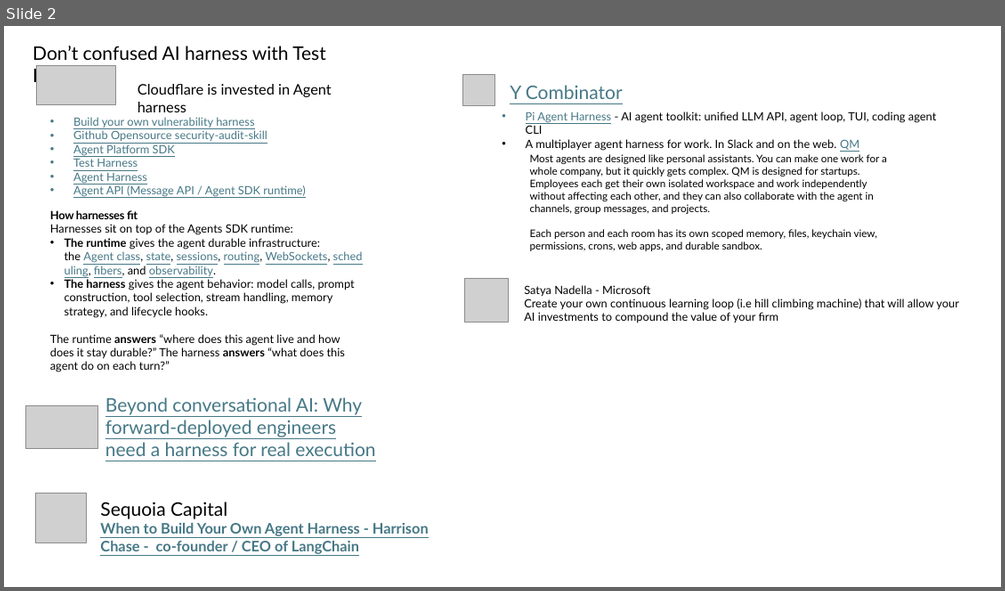
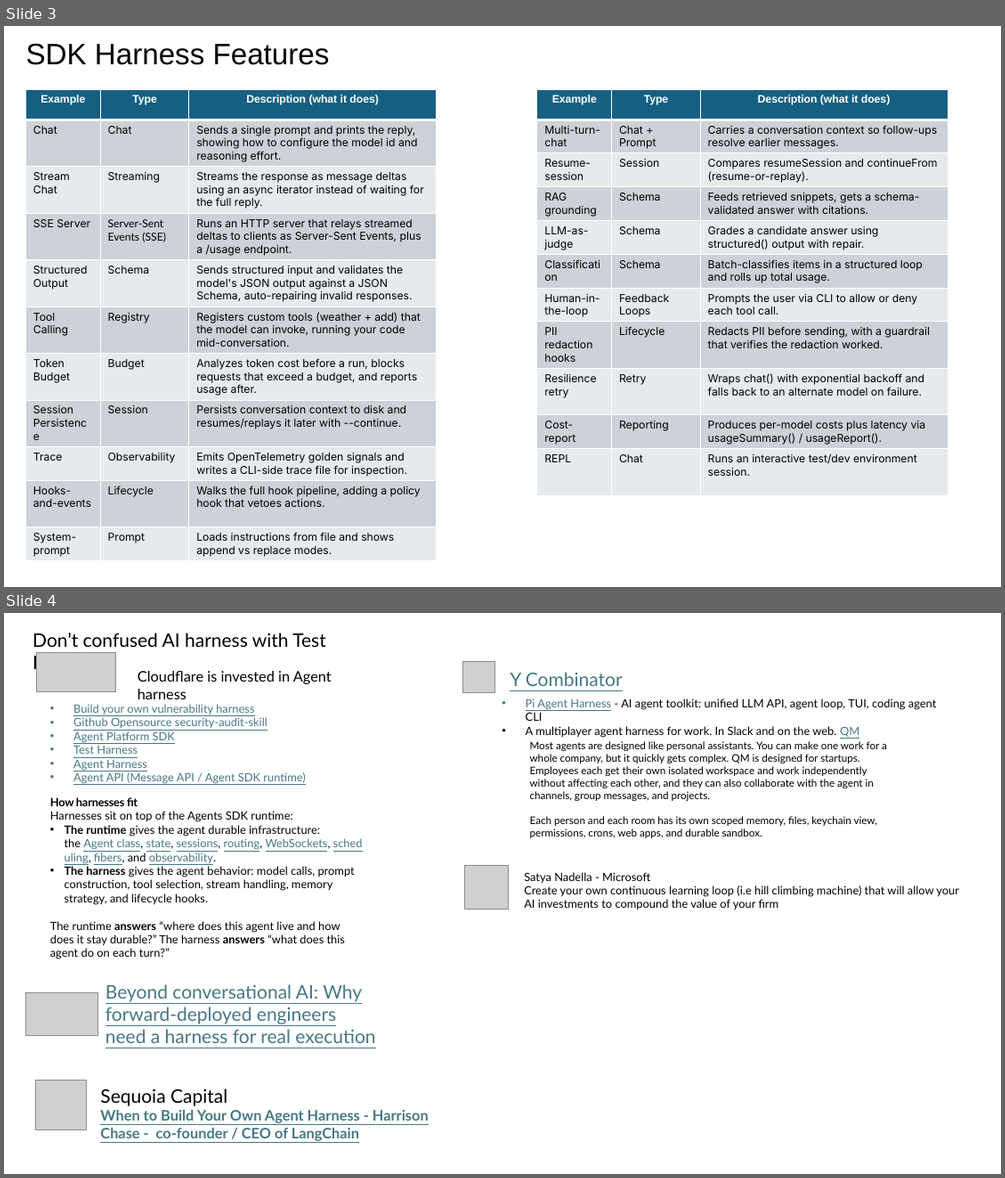
Before and after one commit to carlosmarte/knowledge-base-documentation, a slide deck: conference-presentations/agent-harness-sdks/LDE Agent SDK and Custom Agent Harness.pptx. Shown one above the other, each under a label of ours: slide 2 before the commit, slides 3 and 4 after it. The pictures are 1005x591 and 1005x1178 pixels, drawn with LibreOffice and Linux fonts; fonts in the diff are those of the drawing; grey boxes stand for pictures. Boxes give left, top, right and bottom in pixels: in the first picture for what was removed or moved away, otherwise in the second. Text is boxed around its words. In the diff, an @@ line names an element or a change of style, - is before the commit and + after.

```diff
--- a/conference-presentations/agent-harness-sdks/LDE Agent SDK and Custom Agent Harness.pptx
+++ b/conference-presentations/agent-harness-sdks/LDE Agent SDK and Custom Agent Harness.pptx
@@ slide 3 added at [4, 26, 1001, 587], background #FFFFFF @@
@@ text added at [26, 43, 330, 65], 28.5 pt, text #000000 @@
+SDK Harness Features
@@ table added at [25, 89, 437, 560], 11 rows, 3 columns @@
+Example | Type | Description (what it does)
+Chat | Chat | Sends a single prompt and prints the reply, showing how to configure the model id and reasoning effort.
+Stream Chat | Streaming | Streams the response as message deltas using an async iterator instead of waiting for the full reply.
+SSE Server | Server-Sent Events (SSE) | Runs an HTTP server that relays streamed deltas to clients as Server-Sent Events, plus a /usage endpoint.
+Structured Output | Schema | Sends structured input and validates the model's JSON output against a JSON Schema, auto-repairing invalid responses.
+Tool Calling | Registry | Registers custom tools (weather + add) that the model can invoke, running your code mid-conversation.
+Token Budget | Budget | Analyzes token cost before a run, blocks requests that exceed a budget, and reports usage after.
+Session Persistence | Session | Persists conversation context to disk and resumes/replays it later with --continue.
+Trace | Observability | Emits OpenTelemetry golden signals and writes a CLI-side trace file for inspection.
+Hooks-and-events | Lifecycle | Walks the full hook pipeline, adding a policy hook that vetoes actions.
+System-prompt | Prompt | Loads instructions from file and shows append vs replace modes.
@@ table added at [537, 89, 948, 479], 11 rows, 3 columns @@
+Example | Type | Description (what it does)
+Multi-turn-chat | Chat + Prompt | Carries a conversation context so follow-ups resolve earlier messages.
+Resume-session | Session | Compares resumeSession and continueFrom (resume-or-replay).
+RAG grounding | Schema | Feeds retrieved snippets, gets a schema-validated answer with citations.
+LLM-as-judge | Schema | Grades a candidate answer using structured() output with repair.
+Classification | Schema | Batch-classifies items in a structured loop and rolls up total usage.
+Human-in-the-loop | Feedback Loops | Prompts the user via CLI to allow or deny each tool call.
+PII redaction hooks | Lifecycle | Redacts PII before sending, with a guardrail that verifies the redaction worked.
+Resilience retry | Retry | Wraps chat() with exponential backoff and falls back to an alternate model on failure.
+Cost-report | Reporting | Produces per-model costs plus latency via usageSummary() / usageReport().
+REPL | Chat | Runs an interactive test/dev environment session.
@@ what was slide 2 is now slide 4 @@
```
Also in this commit, not shown: 5 slides changed, 2 other slides added, 1 slide removed, 1 other file.
